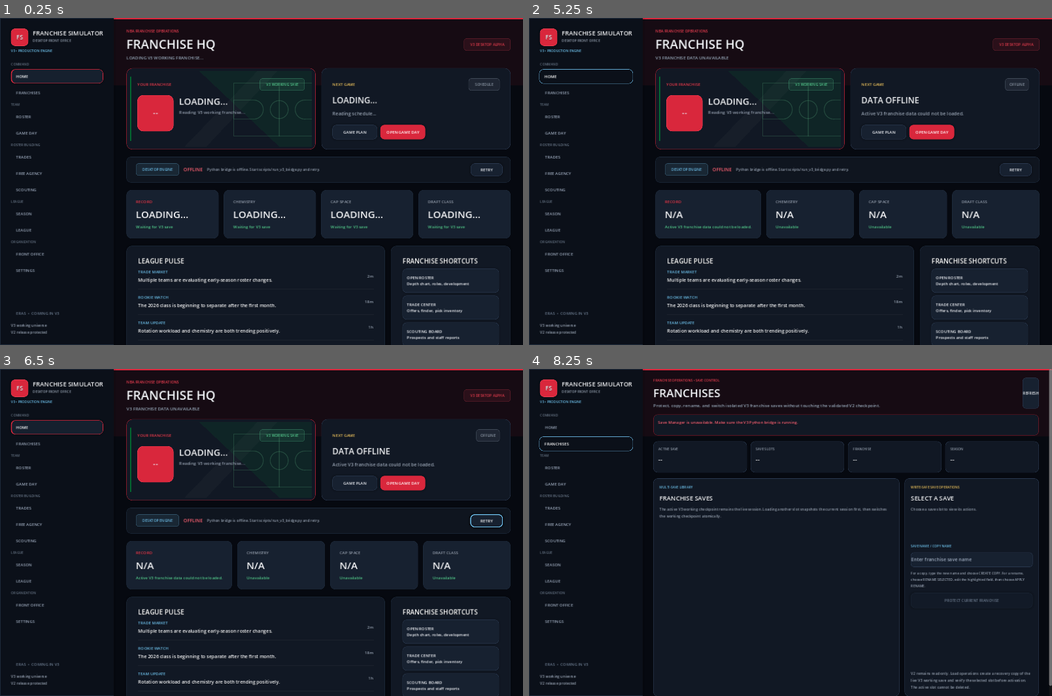
Above: before the commit, frames 1-4 (two rows, left to right).
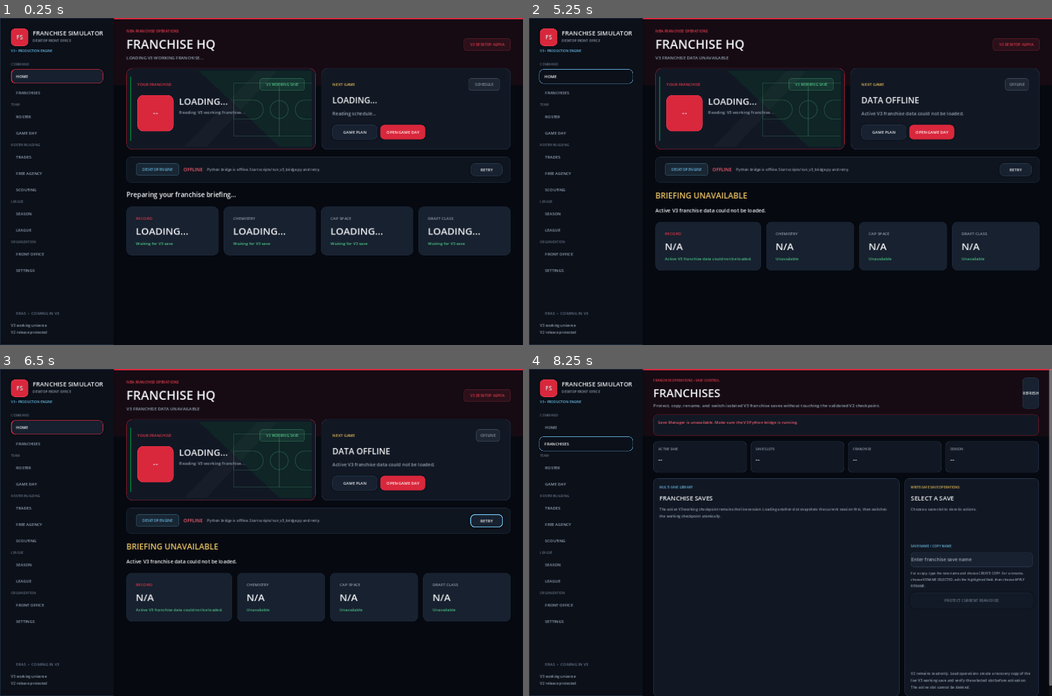
Above: after the commit, the same moments.

Repository: mklim6/NBA_Roster_Optimization_Engine
Game: Godot game, scene res://scenes/main.tscn
Two runs of this game, one before a commit and one after it. Both use one fixed random seed, a clock stepped at 60 frames per second and the inputs below.
Inputs:
- Up to frame 1 (0.25 s): no input
- Up to frame 2 (5.25 s): click "ROSTER" at 0.5 s; click "GAME DAY" at 1.25 s; click "SCOUTING" at 2 s; click "SEASON" at 2.75 s; click "LEAGUE" at 3.5 s; click "FRONT OFFICE" at 4.25 s; click "HOME" at 5 s
- Up to frame 3 (6.5 s): click "RETRY" at 5.75 s
- Up to frame 4 (8.25 s): click "RETRY" at 6.5 s; click "RETRY" at 7.25 s; click "FRANCHISES" at 8 s

The runs differ from the first frame. In frame 1, 12% of the frame differs, in the area x 24-98%, y 52-100%; in frame 2, 14%; in frame 3, 14%; in frame 4, less than 0.1%.

Commit message:
Add live franchise HQ briefing and decision navigation

Diff:
--- /dev/null
+++ b/godot_client/scripts/franchise_story_hq_v3.gd
@@ -0,0 +1,138 @@
+extends VBoxContainer
+
+signal navigate(page: String)
+const DS = preload("res://scripts/design_system_v3.gd")
+var summary: Dictionary = {}
+var intelligence: Dictionary = {}
+var report_status := "Report is loading."
+var accent := Color("48b989")
+
+func configure(payload: Dictionary) -> void:
+	summary = payload.duplicate(true)
+	intelligence.clear()
+	report_status = "Report is loading."
+	_render()
+
+func configure_intelligence(payload: Dictionary) -> void:
+	if str(payload.get("team", "")) != str(summary.get("team", {}).get("abbreviation", "")):
+		return
+	intelligence = payload.duplicate(true)
+	report_status = ""
+	_render()
+
+func set_report_unavailable() -> void:
+	intelligence.clear()
+	report_status = "Team and league report unavailable. Return to HQ to retry."
+	_render()
+
+func set_unavailable(message: String) -> void:
+	summary.clear()
+	intelligence.clear()
+	_clear()
+	add_child(_label("BRIEFING UNAVAILABLE", 22, DS.GOLD))
+	add_child(_label(message, 14))
+
+func _ready() -> void:
+	add_theme_constant_override("separation", 14)
+	if summary.is_empty():
+		add_child(_label("Preparing your franchise briefing…", 18))
+
+func _clear() -> void:
+	for child in get_children():
+		remove_child(child)
+		child.queue_free()
+
+func _label(value: String, font_size: int = 15, color: Color = DS.TEXT) -> Label:
+	var label := Label.new()
+	label.text = value
+	label.autowrap_mode = TextServer.AUTOWRAP_WORD_SMART
+	label.add_theme_font_size_override("font_size", font_size)
+	label.add_theme_color_override("font_color", color)
+	return label
+
+func _panel(title: String, detail: String, page: String, action: String) -> PanelContainer:
+	var panel := PanelContainer.new()
+	panel.size_flags_horizontal = Control.SIZE_EXPAND_FILL
+	var style := StyleBoxFlat.new()
+	style.bg_color = DS.PANEL_ALT
+	style.border_color = accent.darkened(0.45)
+	style.set_border_width_all(1)
+	style.set_corner_radius_all(14)
+	style.content_margin_left = 20
+	style.content_margin_right = 20
+	style.content_margin_top = 18
+	style.content_margin_bottom = 18
+	panel.add_theme_stylebox_override("panel", style)
+	var body := VBoxContainer.new()
+	body.add_theme_constant_override("separation", 10)
+	panel.add_child(body)
+	body.add_child(_label(title, 20, accent.lightened(0.3)))
+	body.add_child(_label(detail, 15))
+	if not page.is_empty():
+		var button := Button.new()
+		button.text = action
+		button.custom_minimum_size.y = 42
+		button.pressed.connect(func(): navigate.emit(page))
+		body.add_child(button)
+	return panel
+
+func _render() -> void:
+	_clear()
+	var team: Dictionary = summary.get("team", {})
+	var branding = preload("res://scripts/team_branding_v3.gd")
+	accent = branding.palette(str(team.get("abbreviation", "BOS"))).get("primary", DS.TEAM_PRIMARY)
+	var season: Dictionary = summary.get("season", {})
+	var record: Dictionary = summary.get("record", {})
+	var next_game: Dictionary = summary.get("next_game", {})
+	var phase := str(season.get("phase", ""))
+	var played := int(record.get("games_played", 0))
+	var headline := "Your season is taking shape"
+	if played == 0:
+		headline = "A new chapter starts here"
+	elif int(record.get("streak_length", 0)) >= 3:
+		headline = "Keep the momentum" if str(record.get("streak_type", "")) == "W" else "Find your response"
+	if "offseason" in phase or "draft" in phase:
+		headline = "Build the next chapter"
+	add_child(_label("YOUR FRANCHISE • " + str(season.get("label", "")), 12, DS.GOLD))
+	add_child(_label(headline, 28))
+	add_child(_label("%s • %s • %s games played" % [team.get("name", "Your team"), record.get("display", "Record unavailable"), played], 15, DS.MUTED))
+	var office: Dictionary = intelligence.get("front_office", {})
+	var rotation: Dictionary = office.get("rotation", {})
+	var injuries: Array = office.get("injured_players", [])
+	var morale: Array = office.get("morale_watch", [])
+	var destination := "GAME DAY" if not next_game.is_empty() else "SEASON"
+	var move := "Prepare for " + str(next_game.get("opponent_name", "your next game")) if not next_game.is_empty() else "Review your season transition"
+	var reason := "Review the matchup and game plan before advancing your franchise." if not next_game.is_empty() else "Your schedule has no next game. Check the current phase and available season actions."
+	if not injuries.is_empty():
+		destination = "ROSTER"
+		move = "Adjust for player availability"
+		reason = "%s injured players appear in the latest team report. Review roles and minutes before the next game." % injuries.size()
+	elif not rotation.is_empty() and (int(rotation.get("starters", 0)) != 5 or abs(float(rotation.get("total_minutes", 0)) - 240.0) > 0.1):
+		destination = "ROSTER"
+		move = "Check your rotation"
+		reason = "Your current rotation reports %s starters and %s total minutes. Review the allocation in Rotation Lab." % [rotation.get("starters", 0), rotation.get("total_minutes", 0)]
+	add_child(_panel("YOUR NEXT MOVE • " + move, reason, destination, "OPEN " + destination))
+	add_child(_label("SEASON JOURNEY", 13, DS.GOLD))
+	var journey := HBoxContainer.new()
+	journey.add_theme_constant_override("separation", 12)
+	add_child(journey)
+	journey.add_child(_panel("SEASON", "%s\n%s games played • %s wins" % [phase.replace("_", " ").capitalize(), played, record.get("wins", 0)], "SEASON", "SEASON CENTER"))
+	journey.add_child(_panel("NEXT CHAPTER", "%s\n%s" % [str(summary.get("draft", {}).get("draft_year", "Upcoming")) + " draft", str(summary.get("draft", {}).get("phase", "Not available")).replace("_", " ").capitalize()], "SCOUTING", "SCOUTING BOARD"))
+	add_child(_label("FRONT OFFICE DECISIONS", 13, DS.GOLD))
+	var decisions := HBoxContainer.new()
+	decisions.add_theme_constant_override("separation", 12)
+	add_child(decisions)
+	var financial: Dictionary = summary.get("financial", {})
+	decisions.add_child(_panel("Manage your flexibility", "Cap room: %s%s\nReview salary rules and contracts before adding players." % [financial.get("cap_space_display", "Unavailable"), " (roster estimate)" if bool(financial.get("is_estimate", false)) else ""], "FRONT OFFICE", "REVIEW FINANCES"))
+	var morale_status := "%s on morale watch" % morale.size() if office.get("chemistry", {}).get("morale_average", null) != null else "Morale not evaluated"
+	var health := report_status if intelligence.is_empty() else "%s injuries reported • %s\nReview availability, workload and player roles." % [injuries.size(), morale_status]
+	decisions.add_child(_panel("Protect your rotation", health, "ROSTER", "OPEN ROSTER"))
+	add_child(_label("AROUND YOUR UNIVERSE", 13, DS.GOLD))
+	var recent: Array = intelligence.get("league", {}).get("recent_results", [])
+	var news := report_status if intelligence.is_empty() else "No completed games in the current league report. Your season story is still ahead."
+	if not recent.is_empty():
+		var lines := PackedStringArray()
+		for item in recent.slice(0, 3):
+			lines.append("%s %s — %s %s" % [item.get("away_team", "Away"), item.get("away_score", "?"), item.get("home_team", "Home"), item.get("home_score", "?")])
+		news = "\n".join(lines)
+	add_child(_panel("League pulse", news, "LEAGUE", "EXPLORE THE LEAGUE"))
--- a/godot_client/scripts/main.gd
+++ b/godot_client/scripts/main.gd
@@ -64,6 +64,7 @@
 var market_intelligence_request: HTTPRequest
 var transaction_foundation_request: HTTPRequest
 
+var hq_story: VBoxContainer
 var home_page: Control
 var roster_page: Control
 var trades_page: Control
@@ -481,6 +482,9 @@
 	return sidebar_panel
 
 func _build_main_area() -> Control:
+	var scroll := ScrollContainer.new()
+	scroll.name = "FranchiseHQScroll"
+	scroll.horizontal_scroll_mode = ScrollContainer.SCROLL_MODE_DISABLED
 	var outer := MarginContainer.new()
 	outer.size_flags_horizontal = Control.SIZE_EXPAND_FILL
 	outer.size_flags_vertical = Control.SIZE_EXPAND_FILL
@@ -499,6 +503,9 @@
 	column.add_child(hero_row)
 
 	column.add_child(_build_engine_status_strip())
+	hq_story = preload("res://scripts/franchise_story_hq_v3.gd").new()
+	hq_story.navigate.connect(_show_page)
+	column.add_child(hq_story)
 
 	var metrics := GridContainer.new()
 	metrics.columns = 4
@@ -510,14 +517,8 @@
 	metrics.add_child(_metric_card("DRAFT CLASS", "LOADING...", "Waiting for V3 save"))
 	column.add_child(metrics)
 
-	var lower := HBoxContainer.new()
-	lower.size_flags_vertical = Control.SIZE_EXPAND_FILL
-	lower.add_theme_constant_override("separation", 16)
-	lower.add_child(_build_activity_panel())
-	lower.add_child(_build_quick_actions_panel())
-	column.add_child(lower)
-
-	return outer
+	scroll.add_child(outer)
+	return scroll
 
 
 func _build_header() -> Control:
@@ -2534,6 +2535,7 @@
 
 	var error := intelligence_request.request(INTELLIGENCE_URL)
 	if error != OK:
+		hq_story.set_report_unavailable()
 		for section in ["SCOUTING", "LEAGUE", "OPERATIONS"]:
 			var label = feature_status_labels.get(section)
 			if label is Label:
@@ -2578,6 +2580,7 @@
 	body: PackedByteArray
 ) -> void:
 	if result != HTTPRequest.RESULT_SUCCESS or response_code != 200:
+		hq_story.set_report_unavailable()
 		for section in ["SCOUTING", "LEAGUE", "OPERATIONS"]:
 			var failed_label = feature_status_labels.get(section)
 			if failed_label is Label:
@@ -2586,8 +2589,10 @@
 
 	var payload = JSON.parse_string(body.get_string_from_utf8())
 	if typeof(payload) != TYPE_DICTIONARY:
-		return
-
+		hq_story.set_report_unavailable()
+		return
+
+	hq_story.configure_intelligence(payload)
 	var season = payload.get("season", {})
 	var season_text := "%s • League Day %s • %s" % [
 		str(season.get("label", "")),
@@ -2945,23 +2950,6 @@
 				active_team_secondary
 			)
 
-func _build_activity_panel() -> Control:
-	var card := _card(Vector2(0, 0))
-	card.size_flags_horizontal = Control.SIZE_EXPAND_FILL
-	card.size_flags_vertical = Control.SIZE_EXPAND_FILL
-	var body := _card_body(card, 20)
-
-	body.add_child(_section_title("LEAGUE PULSE"))
-	body.add_child(_activity("TRADE MARKET", "Multiple teams are evaluating early-season roster changes.", "2m"))
-	body.add_child(_divider())
-	body.add_child(_activity("ROOKIE WATCH", "The 2026 class is beginning to separate after the first month.", "18m"))
-	body.add_child(_divider())
-	body.add_child(_activity("TEAM UPDATE", "Rotation workload and chemistry are both trending positively.", "1h"))
-	body.add_child(_divider())
-	body.add_child(_activity("SCOUTING", "Your staff has new evaluations ready on the upcoming draft class.", "3h"))
-	return card
-
-
 func _build_quick_actions_panel() -> Control:
 	var card := _card(Vector2(330, 0))
 	card.size_flags_vertical = Control.SIZE_EXPAND_FILL
@@ -3955,9 +3943,11 @@
 		return
 
 	_apply_franchise_summary(payload)
+	_request_franchise_intelligence()
 
 
 func _apply_franchise_summary(payload: Dictionary) -> void:
+	hq_story.configure(payload)
 	var team = payload.get("team", {})
 	_apply_active_team_brand(str(team.get("abbreviation", "")))
 	var season = payload.get("season", {})
@@ -4078,6 +4068,7 @@
 
 
 func _set_live_data_error(message: String) -> void:
+	hq_story.set_unavailable(message)
 	header_subtitle.text = "V3 FRANCHISE DATA UNAVAILABLE"
 
 	record_value.text = "N/A"
Not shown, added: docs/V3_BATCH27_FRANCHISE_HQ.md
Not shown, added: src/validate_v3_batch27_franchise_hq.py
